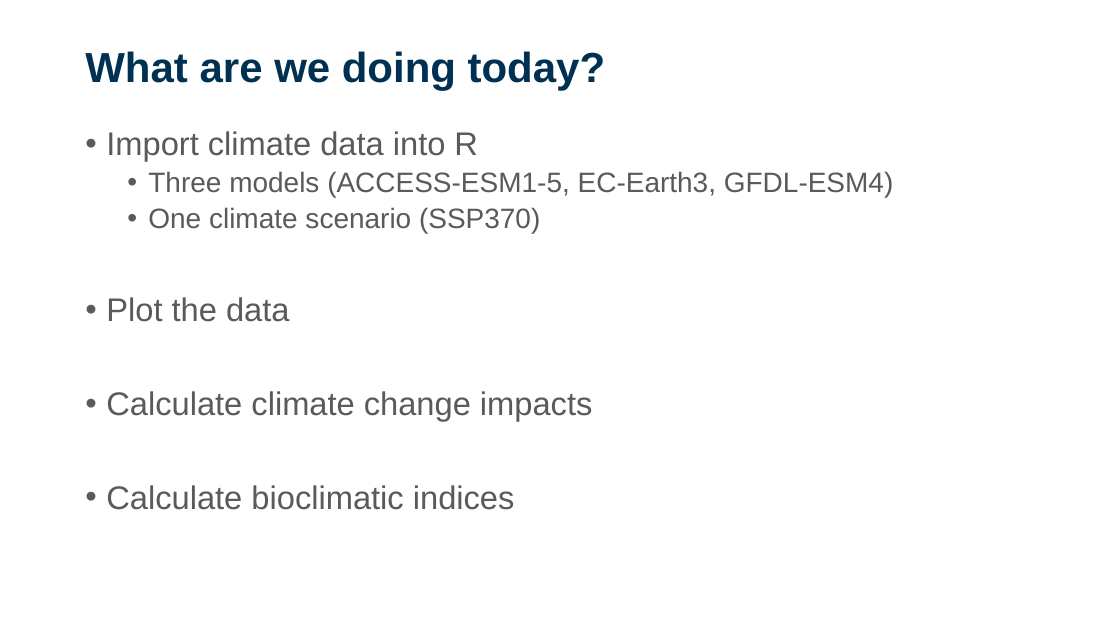
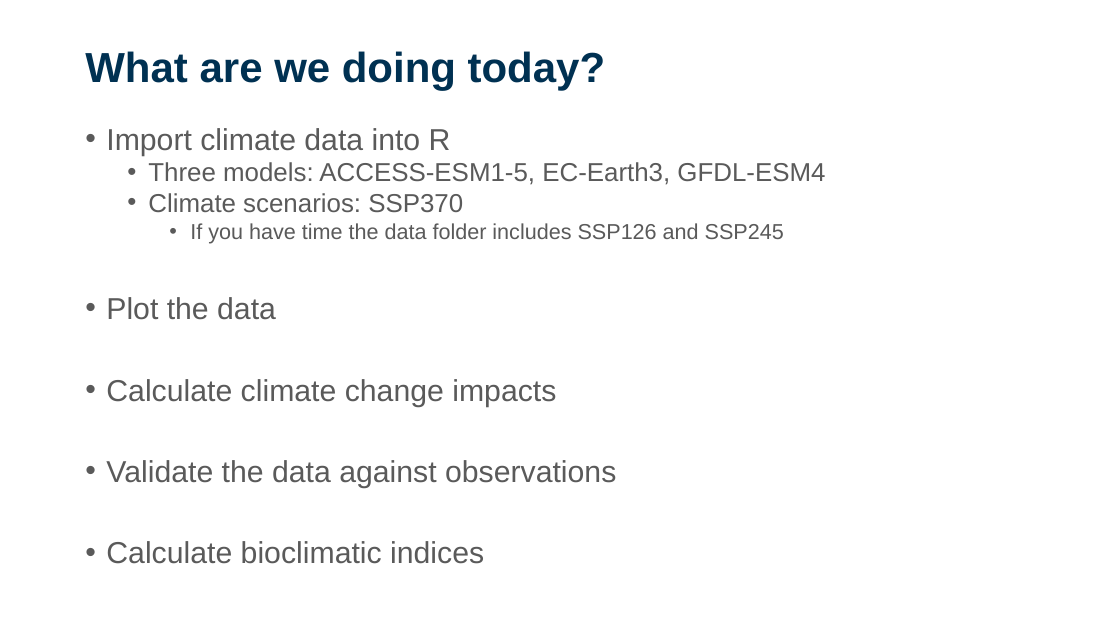
Before and after one commit to sdesrosiers1989/ICCB_Projections, a slide deck: slide 11 of ICCB2025_Session2_ClimateProjections.pptx. Drawn at 1120x630 pixels with LibreOffice and Linux fonts; fonts in the diff are those of the drawing; background and template pictures are left out. Boxes give left, top, right and bottom in pixels: in the first picture for what was removed or moved away, otherwise in the second. Text is boxed around its words. In the diff, an @@ line names an element or a change of style, - is before the commit and + after.

```diff
--- a/ICCB2025_Session2_ClimateProjections.pptx
+++ b/ICCB2025_Session2_ClimateProjections.pptx
@@ text at [106,128,556,564]: size 28 to 25.9 pt in "Import climate data into R", "Plot the data", "Calculate climate change impacts", "Calculate bioclimatic indices"; line spacing 0.9 to 0.8 @@
@@ text at [148,162,825,244]: text changed; size 24 to 22.2 pt @@
-  • Three models (ACCESS-ESM1-5, EC-Earth3, GFDL-ESM4)
-  • One climate scenario (SSP370)
+  • Three models: ACCESS-ESM1-5, EC-Earth3, GFDL-ESM4
+  • Climate scenarios: SSP370
+    • If you have time the data folder includes SSP126 and SSP245
@@ text at [106,460,616,488]: paragraph added @@
+• Validate the data against observations
```
Also in this commit, not shown: 1 other slide changed, 2 other files.
